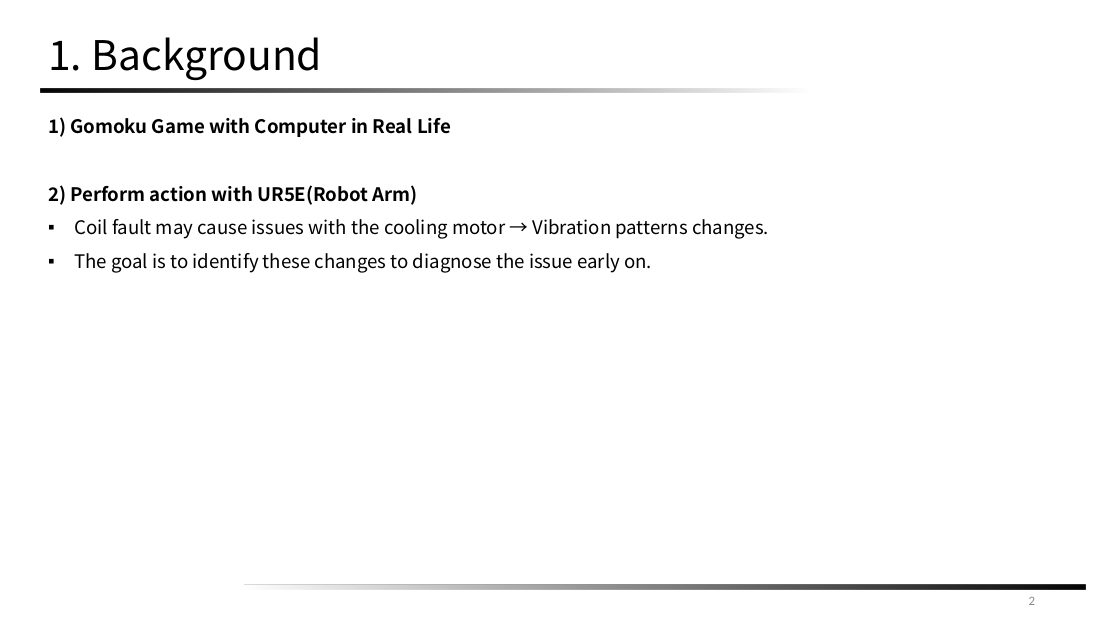
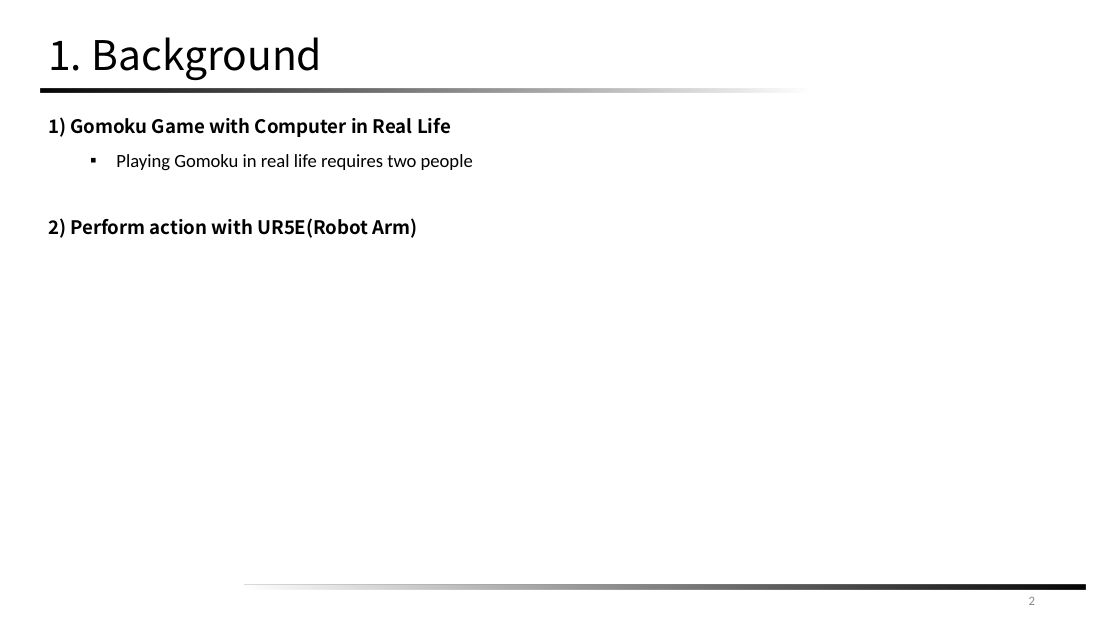
Before and after one commit to Kwak-Jin/IAIA, a slide deck: slide 2 of Project/Robot Automation/[IAIA]Collaborative Robot Project Proposal(241108).pptx. Drawn at 1120x630 pixels with LibreOffice and Linux fonts; fonts in the diff are those of the drawing. Boxes give left, top, right and bottom in pixels: in the first picture for what was removed or moved away, otherwise in the second. Text is boxed around its words. In the diff, an @@ line names an element or a change of style, - is before the commit and + after.

```diff
--- a/Project/Robot Automation/[IAIA]Collaborative Robot Project Proposal(241108).pptx
+++ b/Project/Robot Automation/[IAIA]Collaborative Robot Project Proposal(241108).pptx
@@ text at (116, 154, 473, 171): paragraph added @@
+  ▪ Playing Gomoku in real life requires two people
@@ text at (74, 219, 769, 273): paragraphs removed @@
-▪ Coil fault may cause issues with the cooling motor → Vibration patterns changes.
-▪ The goal is to identify these changes to diagnose the issue early on.
```
Also in this commit, not shown: 2 other slides changed, 3 slides added, 6 slides removed, 10 other files.
